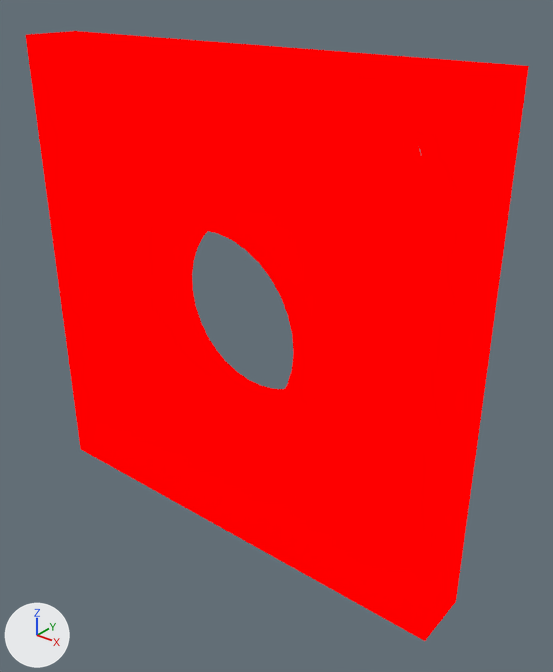
One commit to the glTF model incoming_fea/mounting_plate/static_1/Mounting Plate_fea_static_1.glb: the scene before it, then after it.
The view is the same before and after, from a 50 mm camera at (0.0745, -0.0833, 0.0503) aimed at (0.0057, 0.0027, -0.0031). The axes (+X, +Y, +Z) are drawn at lower left. The lights are the same throughout. The first picture is the older version.

Names of what the first picture shows: 'FEA_Result'.
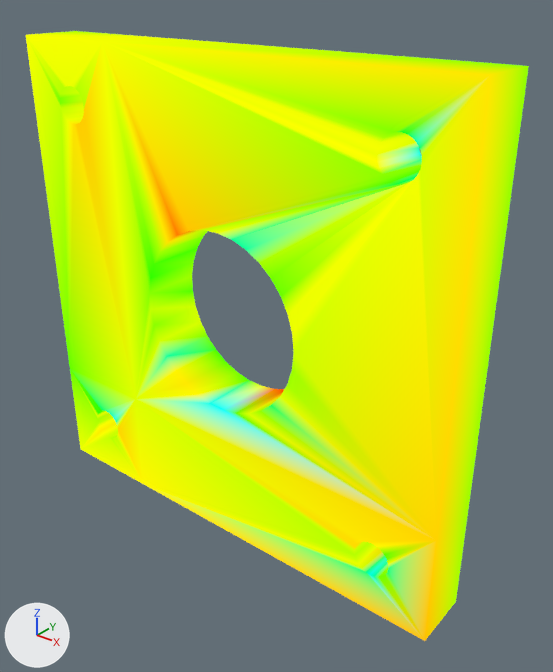
Commit message: data: rerun mounting plate FEA with non-uniform stress colors

What changed in the scene script:
```text
Change me_fea_stress_mesh:
    where me_fea_stress_mesh.from_pydata(...)  # 276 vertices, 568 faces; spans x -0.04..0.04, y -0.005..0.005, z -0.04..0.04
    used by ob_fea_result; location = (0.0, 0.0, 0.0)
    me_fea_stress_mesh part 1: 358 faces centred in x -0.04..0.04, y -0.005..0.005, z -0.0376..0.04 are repainted in the vertex colours; the middle colour goes from red #ff0000 to green #9eff00
    me_fea_stress_mesh part 2: 210 faces centred in x -0.0353..0.04, y -0.005..0.005, z -0.04..0.04 are repainted in the vertex colours; the middle colour goes from red #ff0000 to yellow #edff00
```

Changed parts and their boxes [x1, y1, x2, y2] in the pictures (553 x 672 px):
part 1 of me_fea_stress_mesh, recoloured (red to green)
    both: [26, 36, 529, 641]
part 2 of me_fea_stress_mesh, recoloured (red to yellow)
    both: [26, 31, 526, 640]
